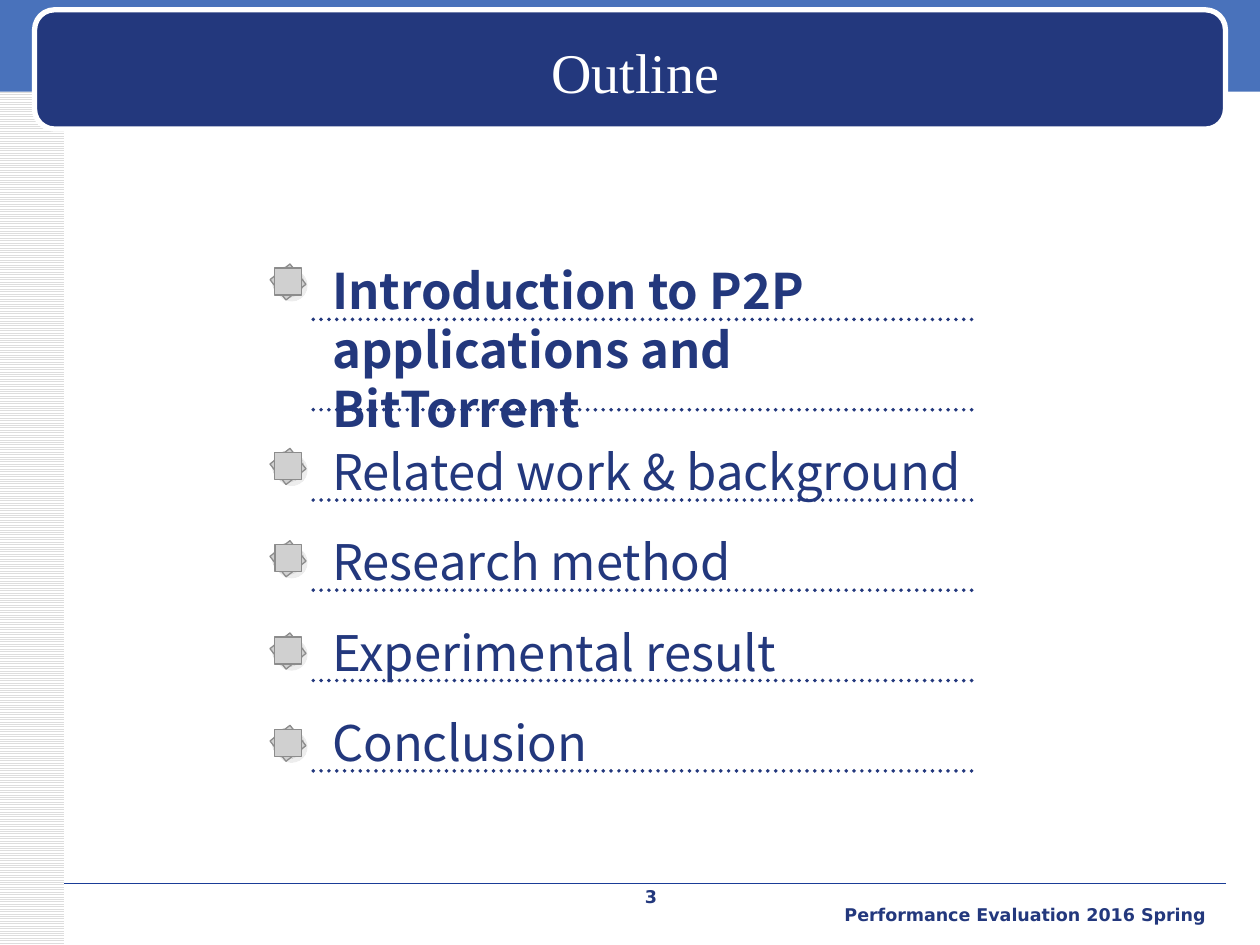
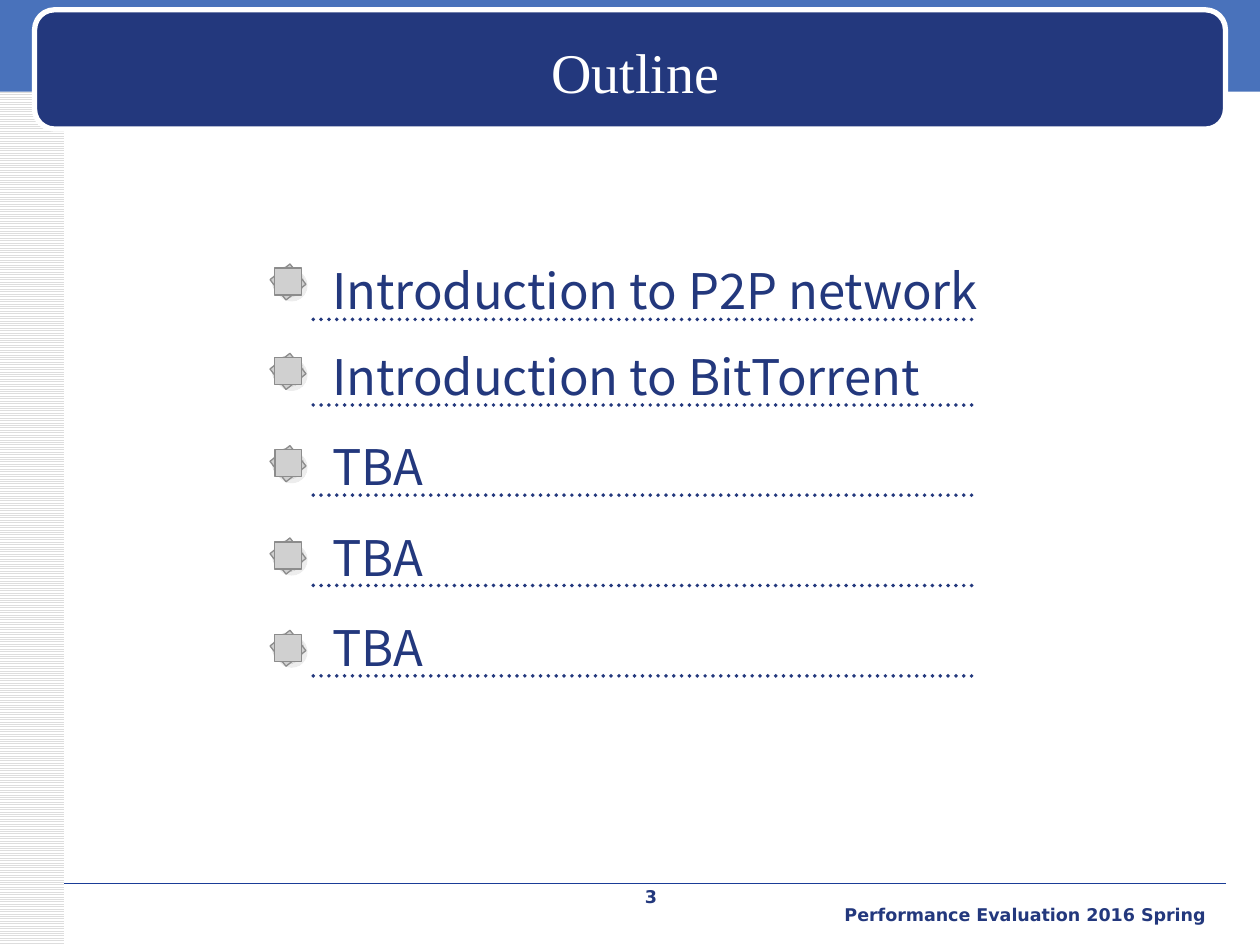
Before and after one commit to iamyuanchung/PE_104_2, a slide deck: slide 3 of final/BT-like-peer2peer.pptx. Drawn at 1260x945 pixels with LibreOffice and Linux fonts; fonts in the diff are those of the drawing; grey boxes stand for pictures; background and template pictures are left out. Boxes give left, top, right and bottom in pixels: in the first picture for what was removed or moved away, otherwise in the second. Text is boxed around its words. In the diff, an @@ line names an element or a change of style, - is before the commit and + after.

```diff
--- a/final/BT-like-peer2peer.pptx
+++ b/final/BT-like-peer2peer.pptx
@@ text at [332, 270, 978, 322]: text changed; bold off @@
-Introduction to P2P applications and BitTorrent
+Introduction to P2P network
@@ 8 pictures, 8 ellipses, 4 lines: place and size @@
-8 pictures, 8 ellipses, 4 lines at [270, 449, 975, 771]
+8 pictures, 8 ellipses, 4 lines at [270, 353, 975, 675]
@@ text at [332, 356, 920, 407]: text changed @@
-Related work & background
+Introduction to BitTorrent
@@ line removed from (314, 410) to (975, 410) @@
@@ text at [332, 449, 423, 497]: text changed @@
-Research method
+TBA
@@ text at [332, 540, 423, 588]: text changed @@
-Experimental result
+TBA
@@ text at [332, 630, 423, 678]: text changed @@
-Conclusion
+TBA
```
Also in this commit, not shown: 5 slides added.
